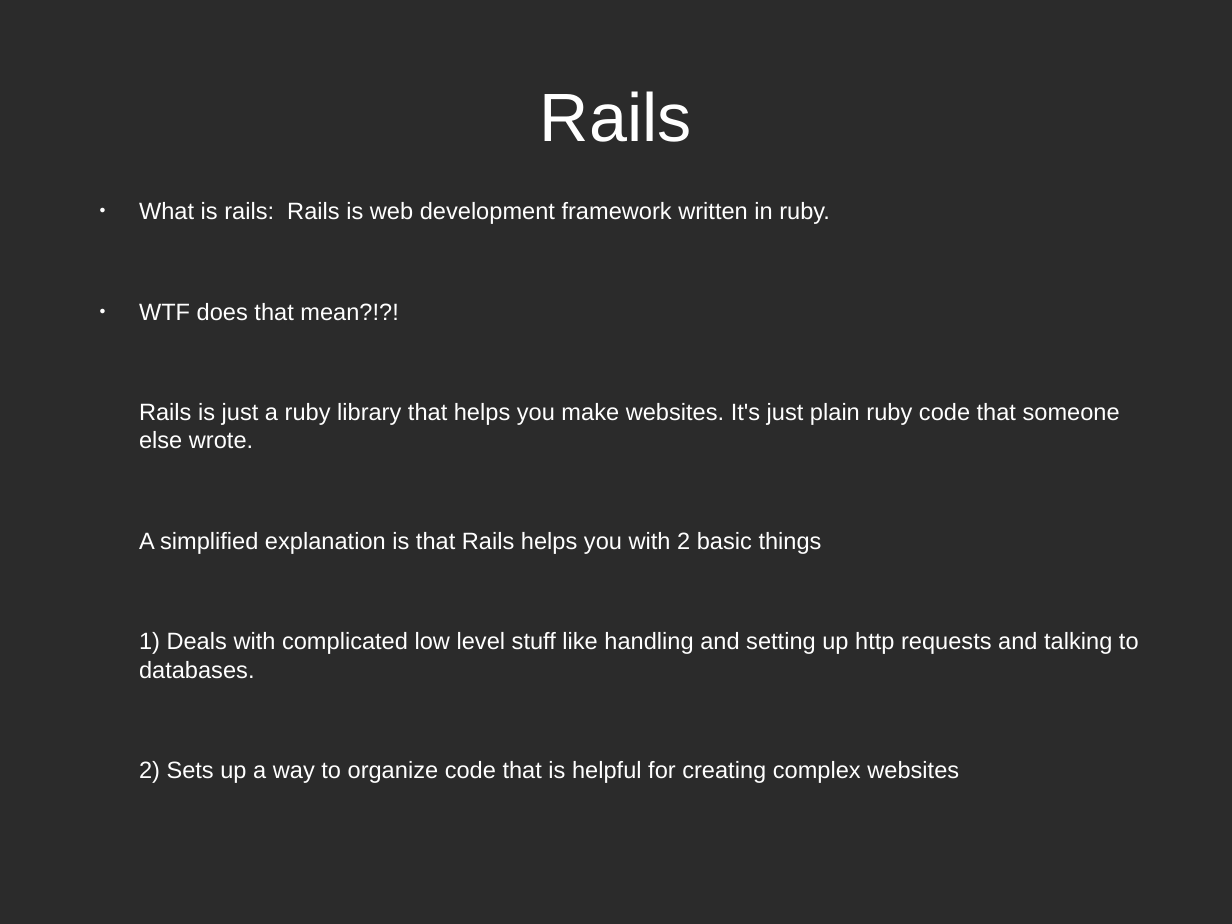
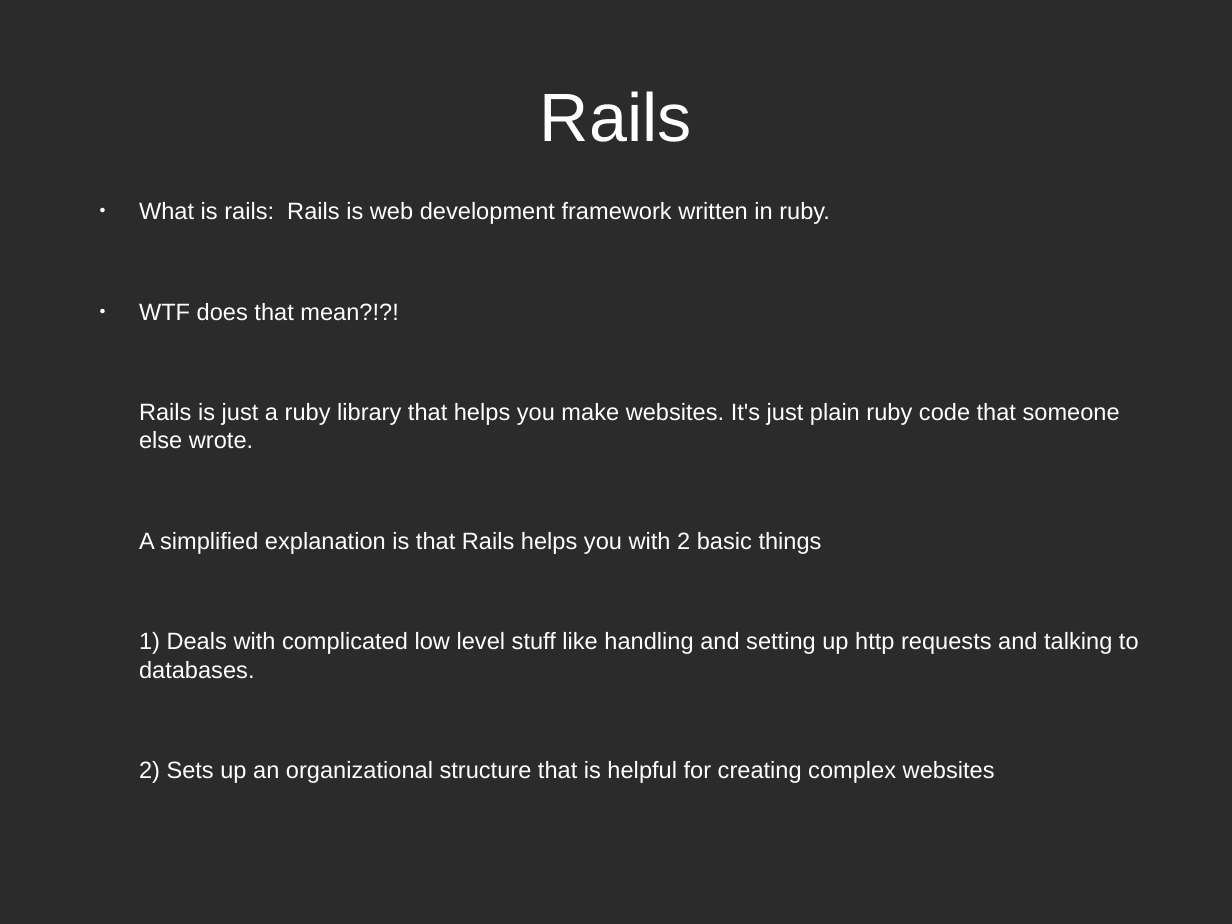
Before and after one commit to Andrew-Max/rails-seminar-materials, a slide deck: slide 11 of try_rails_slides.odp (slide 9 before the commit). Drawn at 1232x924 pixels with LibreOffice and Linux fonts; fonts in the diff are those of the drawing; background and template pictures are left out; a plain dark background stands for a picture behind light text. Boxes give left, top, right and bottom in pixels: in the first picture for what was removed or moved away, otherwise in the second. Text is boxed around its words. In the diff, an @@ line names an element or a change of style, - is before the commit and + after.

```diff
--- a/try_rails_slides.odp
+++ b/try_rails_slides.odp
@@ text at bbox=[139, 761, 995, 783]: text changed @@
-2) Sets up a way to organize code that is helpful for creating complex websites
+2) Sets up an organizational structure that is helpful for creating complex websites
```
Also in this commit, not shown: 7 other slides changed, 5 slides added, 4 slides removed.
